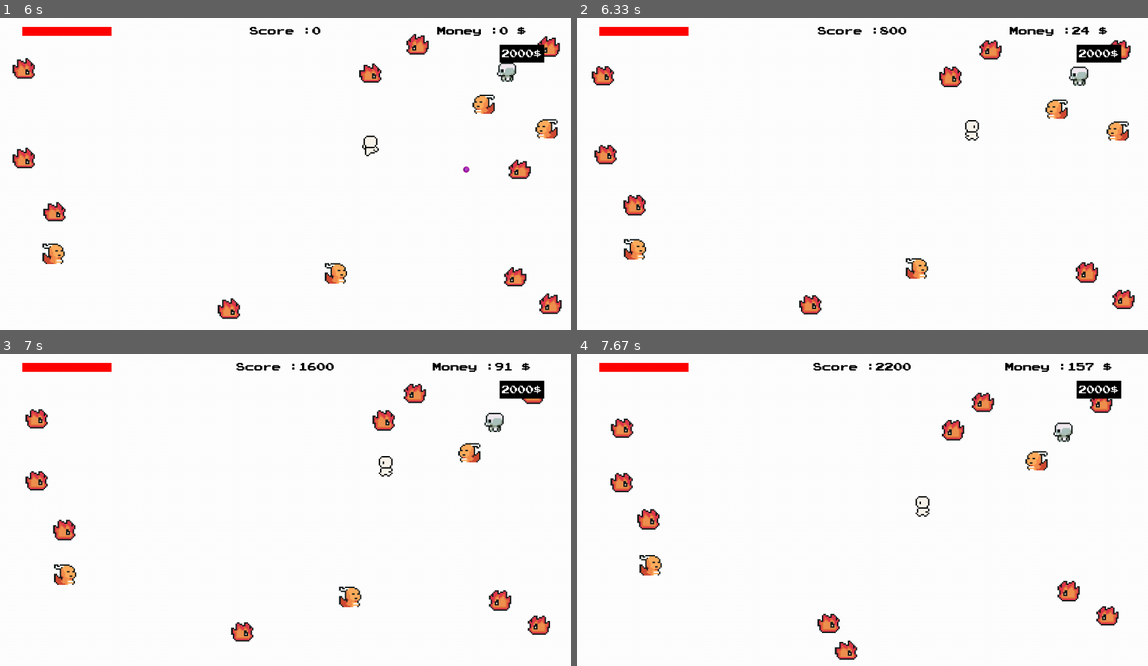
Above: before the commit, frames 1-4 (two rows, left to right).
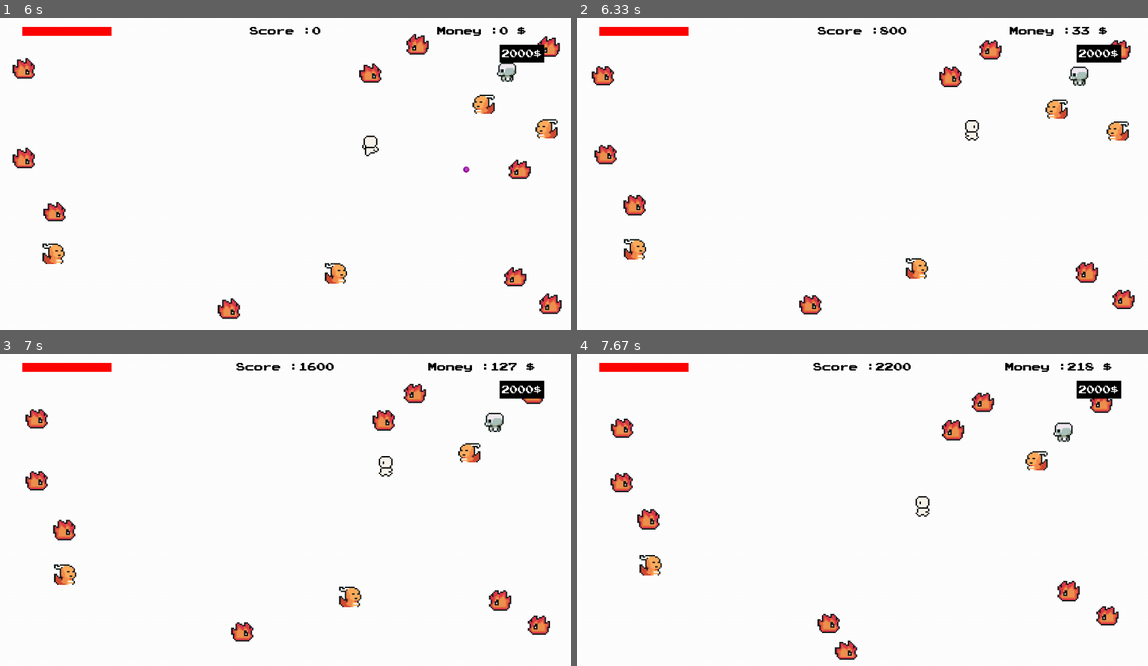
Above: after the commit, the same moments.

Repository: mewpk/DEMO-Pygame
Game: pygame game, started from main.py
Two runs of this game, one before a commit and one after it. Both use one fixed random seed, a clock stepped at 60 frames per second and the inputs below.
Inputs:
- Up to frame 1 (6 s): click "play" at 0.38 s; hold D 0.67-1.13 s; hold W 1.17-1.47 s; hold D 1.5-1.97 s; hold A 2-2.53 s; hold S 2.57-2.87 s; hold A 2.9-3.3 s; hold W 3.33-3.7 s; hold D 3.73-4.37 s; hold S 4.4-4.77 s; hold A 4.8-5.27 s; hold D 5.3-5.77 s; hold W from 5.8 s (still down)
- Up to frame 2 (6.33 s): release W at 6.1 s; hold D from 6.13 s (still down)
- Up to frame 3 (7 s): release D at 6.6 s; hold A from 6.63 s (still down)
- Up to frame 4 (7.67 s): release A at 7.17 s; hold S 7.2-7.5 s; hold A from 7.53 s (still down)

Frame 1 is identical in both runs. In frame 2, less than 0.1% of the frame differs, in the area x 86-90%, y 2-6%; in frame 3, 0.3%, in the area x 75-94%, y 2-6%; in frame 4, less than 0.1%.

Commit message:
successful

Diff:
--- a/gamerun.py
+++ b/gamerun.py
@@ -82,8 +82,7 @@
                     [0, self.screen_height])), self.screen_width, self.screen_height, self.player.sprite.rect))
             if self.bullet_type == 5:
                 self.enemy_adding_time = 10
-                if random.randrange(0, 3) == 0:
-                    for i in range(1, 5):
+                for i in range(1, 5):
                         x_or_y = random.randrange(1, 7)
                         if x_or_y == 1:
                             self.enemy.add(Enemy((choice([0, self.screen_width]), randint(
@@ -165,7 +164,7 @@
                 if pygame.sprite.spritecollide(bullet, self.enemy, True):
                     pygame.mixer.Sound.play(self.hit)
                     bullet.kill()
-                    self.money += random.randrange(5, 70) + self.enemy_kill
+                    self.money += random.randrange(5, 100)
                     self.score += random.randrange(500, 1000,100)
                     self.enemy_kill += 1
     # button
--- a/main.py
+++ b/main.py
@@ -6,15 +6,20 @@
 screen_height = 720
 screen = pygame.display.set_mode((screen_width, screen_height))
 clock = pygame.time.Clock()
-gamerun = Gamerun(screen, screen_width, screen_height)
+gamerun = Gamerun(screen, screen_width, screen_height  )
 font = pygame.font.Font('graphics/font/PressStart2P-vaV7.ttf', 20)
 music = pygame.mixer.music.load("graphics/music/bg.mp3")
 pygame.mixer.music.play(-1)
 game_status = 1
 prev_player_score = 0
 new_player_score = 0
+
+
 scores = []
 rankscores = []
+
+
+
 show = 0
 def display_text(text, size, color, pos, screen):
     font = pygame.font.Font('graphics/font/PressStart2P-vaV7.ttf', size)
@@ -42,6 +47,7 @@
                 rankscores.insert(num,scores[num])
             file.flush()
             show = 1
+
 def display_rank():
     ranking()
     space = 0
--- a/score.txt
+++ b/score.txt
@@ -19,3 +19,6 @@
 rainbowi9, 99999999
 kkk, 31800
 mmm, 170100
+ok, 123200
+, 566700
+eqrqwewq, 1200
Not shown, changed: .DS_Store
Not shown, changed: graphics/.DS_Store
Not shown, changed: graphics/sprites/.DS_Store
